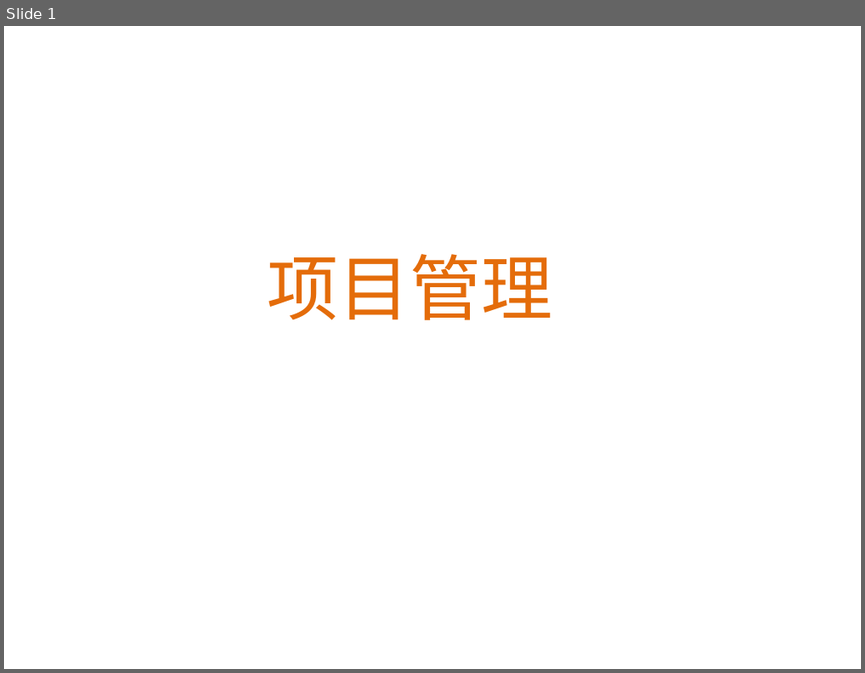
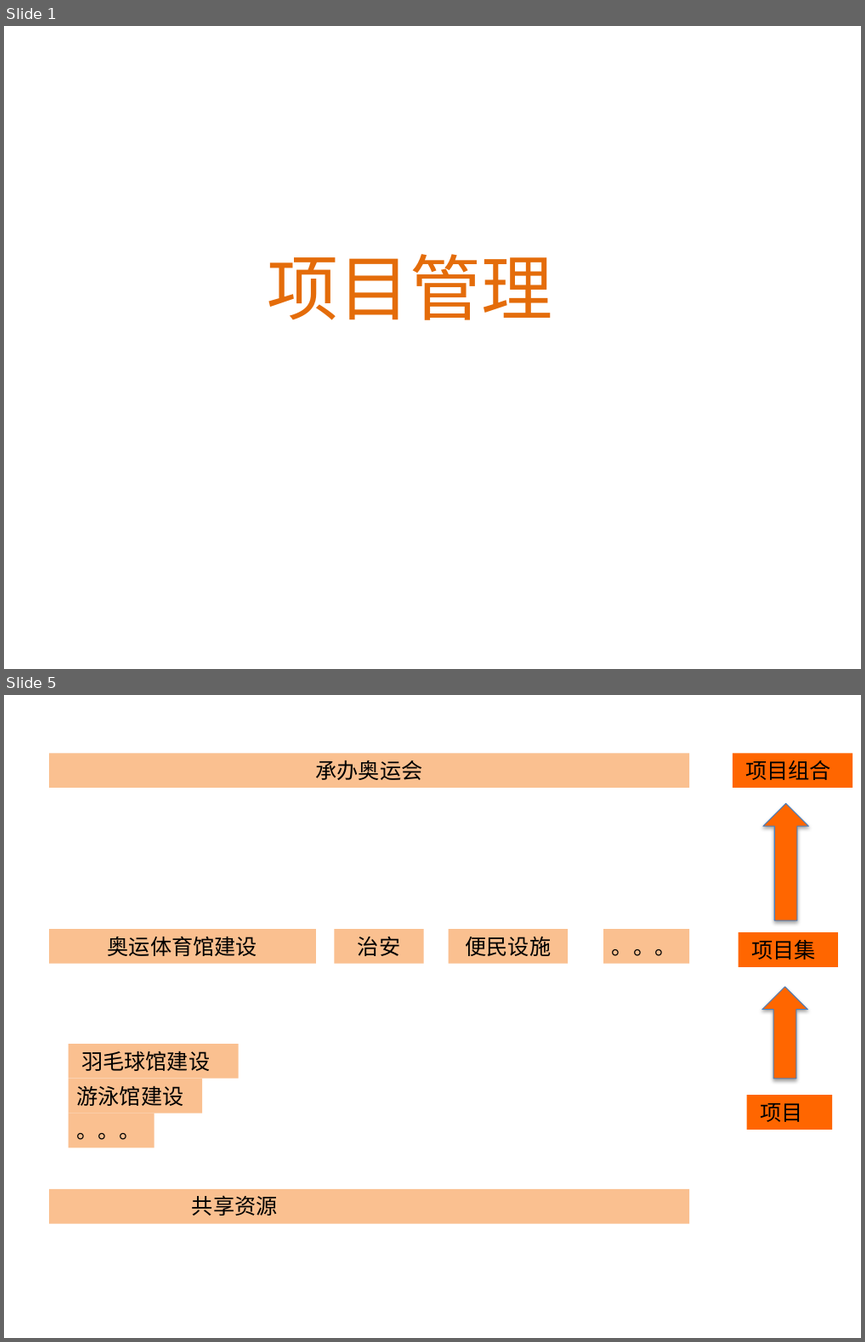
Before and after one commit to itwyhuaing/ProjectM, a slide deck: HaiNaBian_PM知识分享/201812/PM.pptx. Shown one above the other, each under a label of ours: slide 1 before the commit, slides 1 and 5 after it; the slides between them are not shown. The pictures are 865x673 and 865x1342 pixels, drawn with LibreOffice and Linux fonts; fonts in the diff are those of the drawing; background and template pictures are left out. Boxes give left, top, right and bottom in pixels: in the first picture for what was removed or moved away, otherwise in the second. Text is boxed around its words. In the diff, an @@ line names an element or a change of style, - is before the commit and + after.

```diff
--- a/HaiNaBian_PM知识分享/201812/PM.pptx
+++ b/HaiNaBian_PM知识分享/201812/PM.pptx
@@ slide 5 added at [4, 695, 861, 1338], background picture (left out) @@
@@ rectangle added at [49, 754, 689, 788], fill #FAC090, 18 pt, text #000000 @@
+承办奥运会
@@ rectangle added at [732, 754, 852, 788], fill #FF6600, 18 pt, text #000000 @@
+项目组合
@@ up arrow added at [763, 803, 809, 920], fill #FF6600, outline #4B7EBC 0.75 pt @@
@@ rectangle added at [49, 929, 316, 964], fill #FAC090, 18 pt, text #000000 @@
+奥运体育馆建设
@@ rectangle added at [334, 929, 423, 964], fill #FAC090, 18 pt, text #000000 @@
+治安
@@ rectangle added at [448, 929, 567, 964], fill #FAC090, 18 pt, text #000000 @@
+便民设施
@@ rectangle added at [603, 929, 688, 964], fill #FAC090, 18 pt, text #000000 @@
+。。。
@@ rectangle added at [738, 932, 838, 967], fill #FF6600, 18 pt, text #000000 @@
+项目集
@@ up arrow added at [762, 987, 808, 1078], fill #FF6600, outline #4B7EBC 0.75 pt @@
@@ rectangle added at [69, 1043, 238, 1078], fill #FAC090, 18 pt, text #000000 @@
+羽毛球馆建设
@@ rectangle added at [69, 1078, 202, 1112], fill #FAC090, 18 pt, text #000000 @@
+游泳馆建设
@@ rectangle added at [747, 1095, 833, 1129], fill #FF6600, 18 pt, text #000000 @@
+项目
@@ rectangle added at [69, 1113, 154, 1147], fill #FAC090, 18 pt, text #000000 @@
+。。。
@@ rectangle added at [49, 1189, 689, 1223], fill #FAC090, 18 pt, text #000000 @@
+共享资源
```
Also in this commit, not shown: 3 slides changed, 7 other slides added, 2 slides removed, 1 other file.
